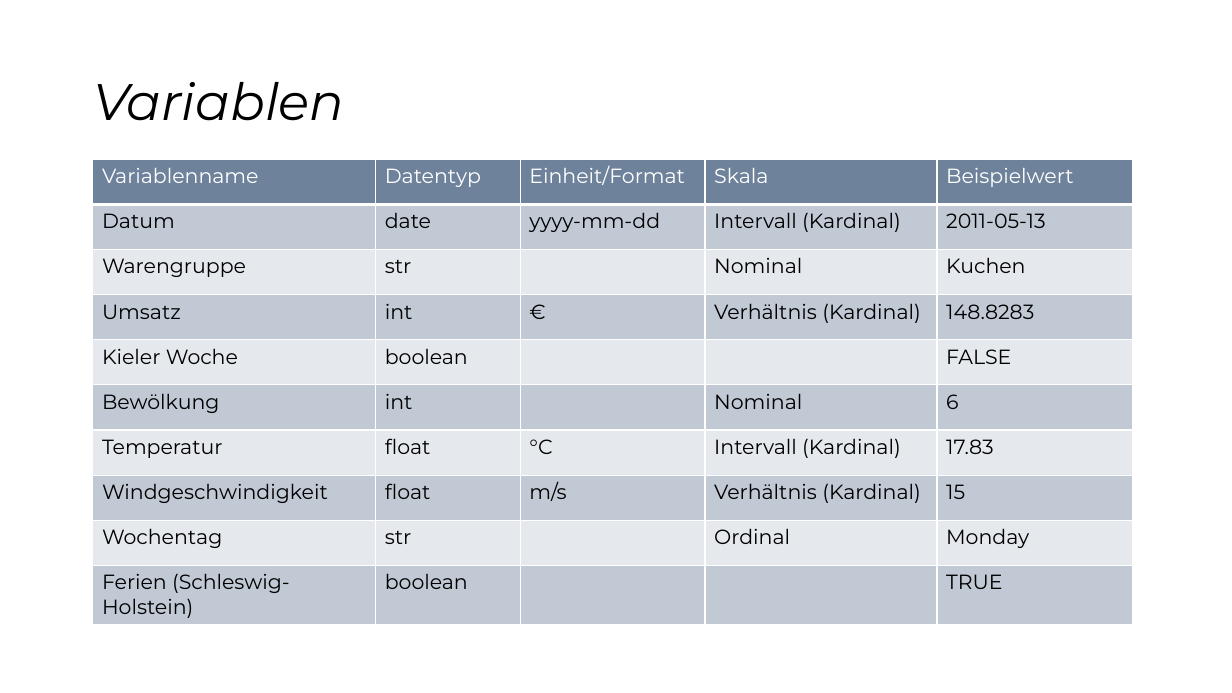
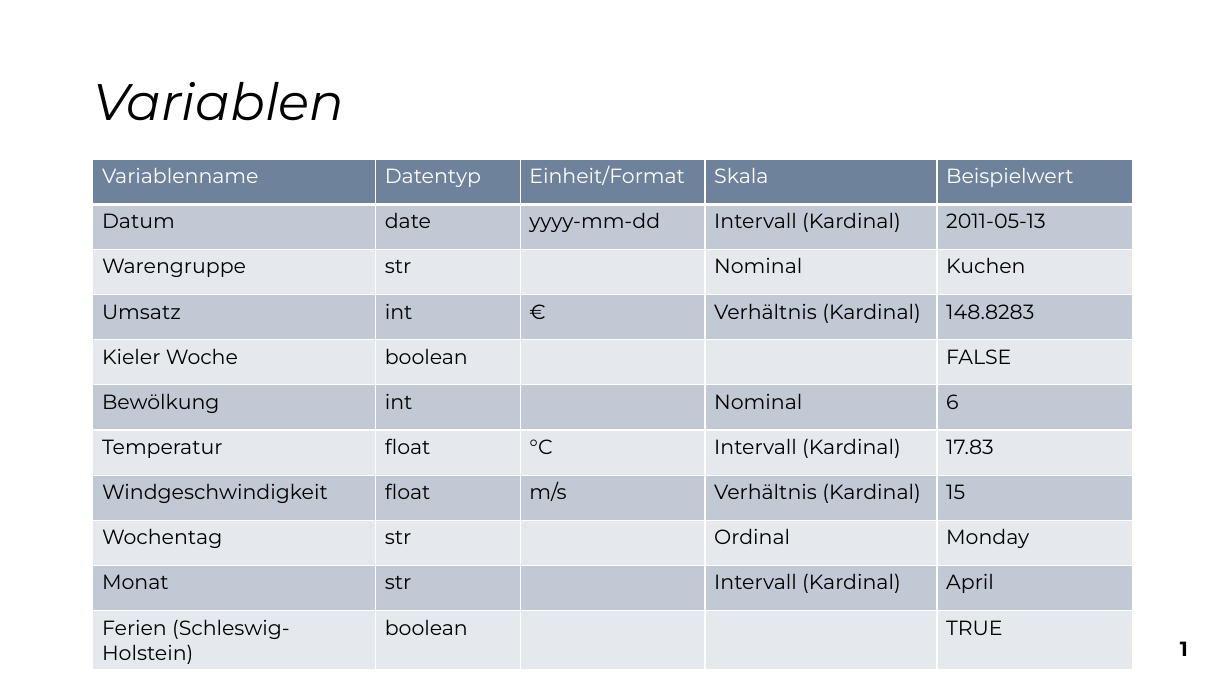
Before and after one commit to snw7/OC1-team-1, a slide deck: slide 2 of praesentation/abschluss-praesentation.pptx. Drawn at 1232x693 pixels with LibreOffice and Linux fonts; fonts in the diff are those of the drawing. Boxes give left, top, right and bottom in pixels: in the first picture for what was removed or moved away, otherwise in the second. Text is boxed around its words. In the diff, an @@ line names an element or a change of style, - is before the commit and + after.

```diff
--- a/praesentation/abschluss-praesentation.pptx
+++ b/praesentation/abschluss-praesentation.pptx
@@ table at (92,159,1133,669) @@
+row 10: Monat | str |  | Intervall (Kardinal) | April
@@ text added at (1180,641,1188,656), 16 pt, text #000000, bold @@
+1
```
Also in this commit, not shown: 11 other slides changed, 1 slide added, 1 other file.
